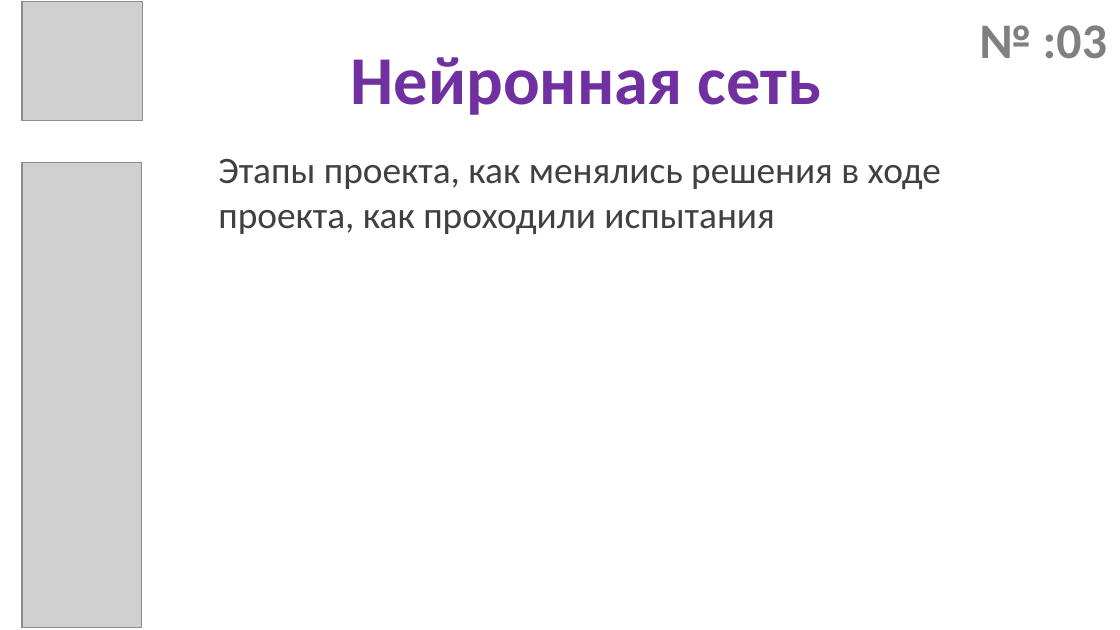
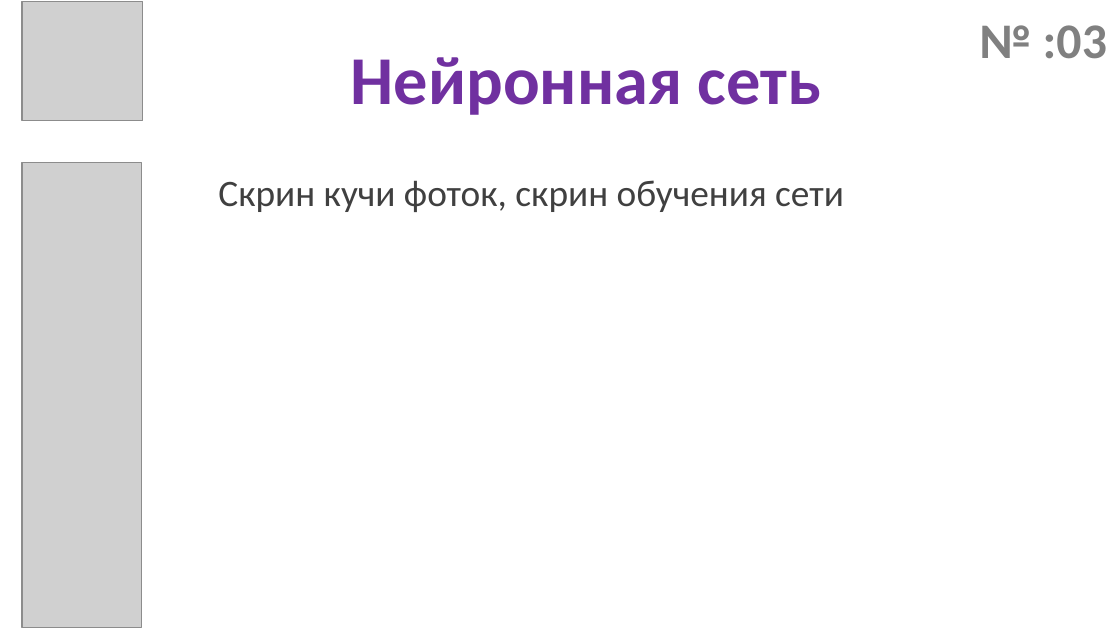
Before and after one commit to dpp-shlyopa-team/Presentation, a slide deck: slide 7 of преза.pptx. Drawn at 1120x630 pixels with LibreOffice and Linux fonts; fonts in the diff are those of the drawing; grey boxes stand for pictures. Boxes give left, top, right and bottom in pixels: in the first picture for what was removed or moved away, otherwise in the second. Text is boxed around its words. In the diff, an @@ line names an element or a change of style, - is before the commit and + after.

```diff
--- a/преза.pptx
+++ b/преза.pptx
@@ text at (x1=218, y1=180, x2=844, y2=212): text changed @@
-Этапы проекта, как менялись решения в ходе проекта, как проходили испытания
+Скрин кучи фоток, скрин обучения сети
```
Also in this commit, not shown: 8 other slides changed, 2 slides removed, 1 other file.
